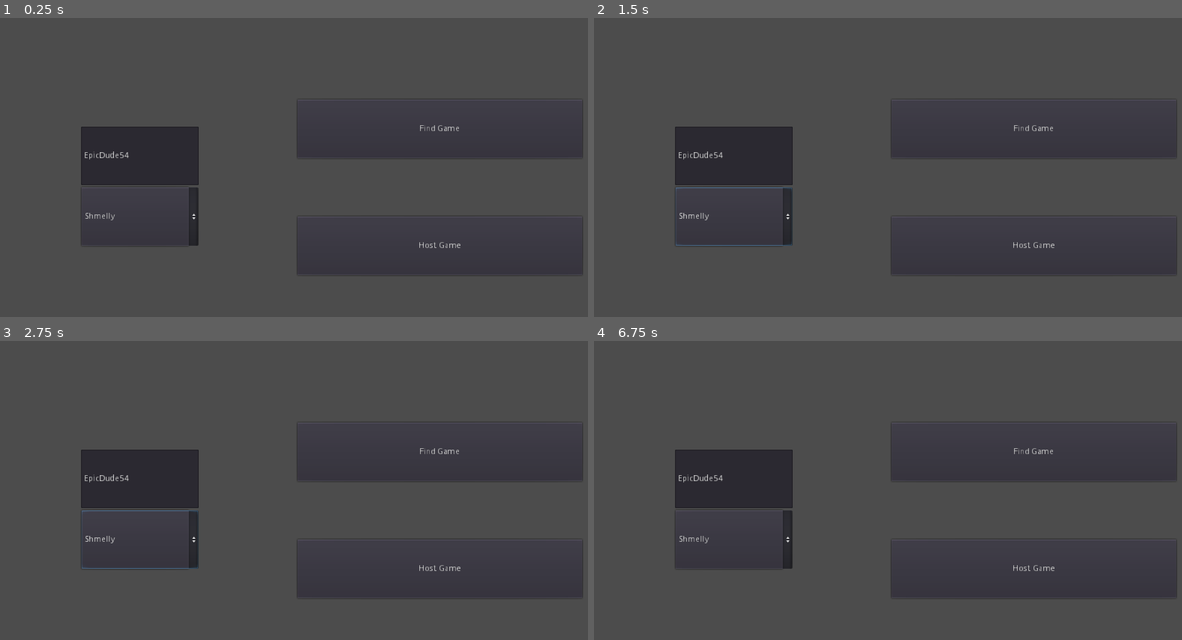
Above: before the commit, frames 1-4 (two rows, left to right).
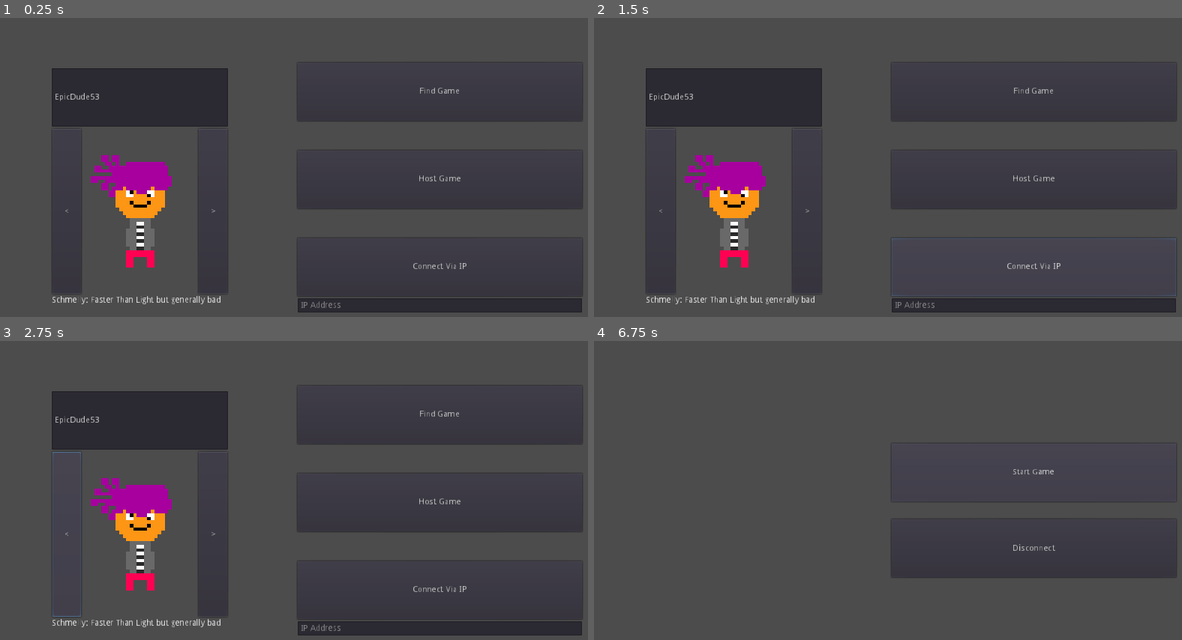
Above: after the commit, the same moments.

Repository: Iddmeister/BadStars
Game: Godot game, scene res://Scenes/Screens/MainMenu.tscn
The game is run twice, just before and just after one commit, with the same random seed, the same clock (stepped at 60 frames per second) and the same inputs. The engine's default icon, where the game draws it, is replaced by a stand-in: a white triangle on a blue panel in a dark square.
Inputs (mouse positions are in pixels of both pictures, inside the frame that each line leads up to):
- Up to frame 1 (0.25 s): no input
- Up to frame 2 (1.5 s): click (735, 215) at 0.5 s, where only the run before the commit has a clickable "Shmelly"; click (1035, 266) at 1.25 s, where only the run after the commit has a clickable "Connect Via IP"
- Up to frame 3 (2.75 s): click (64, 535) at 2 s, where only the run after the commit has a clickable "<"
- Up to frame 4 (6.75 s): click (805, 535) at 2.75 s, where only the run after the commit has a clickable ">"; click "Find Game" at 3.5 s; click "Cancel" at 4.25 s; click "Host Game" at 5 s; click "Disconnect" at 5.75 s; tap Enter at 6.5 s; move the mouse to (1017, 493) at 6.52 s; press the mouse at (1017, 493) at 6.53 s; hold D (right) from 6.53 s (still down); tap Middle mouse button (autoaim) at 6.6 s

The runs differ from the first frame. In frame 1, 15% of the frame differs, in the area x 8-100%, y 16-99%; in frame 2, 15%; in frame 3, 15%; in frame 4, 4.7%.
Error in both runs: Invalid get index '1' (on base: 'Array'). (res://Scripts/Network.gd:43)

Commit message:
Salmon

Diff:
--- a/Scenes/Bullets/ShmellyBullet.tscn
+++ b/Scenes/Bullets/ShmellyBullet.tscn
@@ -6,7 +6,8 @@
 [sub_resource type="CircleShape2D" id=1]
 radius = 16.6475
 
-[node name="Bullet" instance=ExtResource( 1 )]
+[node name="Bullet" index="0" instance=ExtResource( 1 )]
+speed = 600
 damage = 45
 
 [node name="Sprite" parent="." index="0"]
--- /dev/null
+++ b/Scenes/Bullets/UnoCard.tscn
@@ -0,0 +1,22 @@
+[gd_scene load_steps=4 format=2]
+
+[ext_resource path="res://Scenes/Bullets/Bullet.tscn" type="PackedScene" id=1]
+[ext_resource path="res://Graphics/Weapons/UnoSkipCard.jpg" type="Texture" id=2]
+
+[sub_resource type="RectangleShape2D" id=1]
+extents = Vector2( 20, 30 )
+
+[node name="Bullet" instance=ExtResource( 1 )]
+speed = 700
+damage = 100
+
+[node name="Sprite" parent="." index="0"]
+position = Vector2( 9.53674e-07, 0 )
+rotation = 1.57079
+scale = Vector2( 0.266667, 0.26087 )
+texture = ExtResource( 2 )
+
+[node name="CollisionShape2D" parent="." index="1"]
+visible = true
+rotation = 1.57079
+shape = SubResource( 1 )
--- a/Scenes/Characters/Clot.tscn
+++ b/Scenes/Characters/Clot.tscn
@@ -7,8 +7,7 @@
 [sub_resource type="CircleShape2D" id=1]
 radius = 19.3874
 
-[node name="Player" index="0" instance=ExtResource( 1 )]
-character = 0
+[node name="Player" instance=ExtResource( 1 )]
 
 [node name="Sprite" parent="." index="0"]
 scale = Vector2( 2, 2 )
@@ -19,3 +18,9 @@
 shape = SubResource( 1 )
 
 [node name="Gun" parent="." index="4" instance=ExtResource( 3 )]
+
+[node name="NameTag" parent="." index="6"]
+margin_left = -49.9738
+margin_top = 42.2464
+margin_right = 50.0262
+margin_bottom = 56.2464
--- a/Scenes/Characters/Player.gd
+++ b/Scenes/Characters/Player.gd
@@ -7,19 +7,21 @@
 
 export var poolSize = 100
 
-export(Globals.characters) var character = Globals.characters.SHMELLY
+export(Globals.characters) var character = Globals.characters.size()-1
 
 export var gunPath:NodePath = "Gun"
 onready var gun = get_node(gunPath)
 
+var ghostTexture = preload("res://Graphics/Characters/Ghost.png")
 
 var velocity = Vector2()
 
 var mobileControls:Control
 var ui:gameUI
 
+var dead = false
+
 func _ready():
-	Globals.inGame = true
 	pass
 
 func initialize(id:int):
@@ -27,6 +29,8 @@
 	name = String(id)
 
 	add_to_group("Ally"+String(id))
+
+	$NameTag/CenterContainer/Label.text = Network.players[id].name
 
 	if is_network_master():
 		$Camera.current = true
@@ -51,8 +55,9 @@
 func _physics_process(delta):
 	if Network.gameStarted:
 
+		if not dead:
+			actions()
 		movement()
-		actions()
 
 
 	pass
@@ -192,13 +197,11 @@
 
 remotesync func die():
 
-	visible = false
+	modulate = Color(1, 1, 1, 0.7)
 	$CollisionShape2D.set_deferred("disabled", true)
-
-	if is_network_master():
-		print("You Dead Boi")
-		Network.disconnectedFromHost()
-		get_tree().change_scene("res://Scenes/Screens/DeathScreen.tscn")
+	$Sprite.texture = ghostTexture
+	dead = true
+	gun.visible = false
 
 	pass
 
--- a/Scenes/Characters/Player.tscn
+++ b/Scenes/Characters/Player.tscn
@@ -36,3 +36,20 @@
 
 [node name="CollisionShape2D" type="CollisionShape2D" parent="AutoaimRange"]
 shape = SubResource( 2 )
+
+[node name="NameTag" type="Panel" parent="."]
+margin_left = -49.5475
+margin_top = 59.9737
+margin_right = 50.4525
+margin_bottom = 73.9737
+rect_min_size = Vector2( 100, 0 )
+
+[node name="CenterContainer" type="CenterContainer" parent="NameTag"]
+anchor_right = 1.0
+anchor_bottom = 1.0
+
+[node name="Label" type="Label" parent="NameTag/CenterContainer"]
+margin_left = 50.0
+margin_right = 50.0
+margin_bottom = 14.0
+align = 1
--- /dev/null
+++ b/Scenes/Characters/Salmon.tscn
@@ -0,0 +1,33 @@
+[gd_scene load_steps=6 format=2]
+
+[ext_resource path="res://Scenes/Characters/Player.tscn" type="PackedScene" id=1]
+[ext_resource path="res://Graphics/Characters/Salmon.png" type="Texture" id=2]
+[ext_resource path="res://Scenes/Guns/UnoCards.tscn" type="PackedScene" id=3]
+
+[sub_resource type="CapsuleShape2D" id=1]
+radius = 16.6206
+height = 62.0786
+
+[sub_resource type="StyleBoxFlat" id=2]
+bg_color = Color( 0, 0, 0, 1 )
+
+[node name="Player" index="0" instance=ExtResource( 1 )]
+maxHealth = 300
+moveSpeed = 185
+character = 3
+
+[node name="Sprite" parent="." index="0"]
+position = Vector2( -3.50816, 1.12221 )
+rotation = -1.57079
+scale = Vector2( 0.15223, 0.200605 )
+texture = ExtResource( 2 )
+
+[node name="CollisionShape2D" parent="." index="1"]
+shape = SubResource( 1 )
+
+[node name="Gun" parent="." index="5" instance=ExtResource( 3 )]
+
+[node name="NameTag" parent="." index="6"]
+margin_top = 74.4694
+margin_bottom = 88.4694
+custom_styles/panel = SubResource( 2 )
--- a/Scenes/Characters/Shmelly.tscn
+++ b/Scenes/Characters/Shmelly.tscn
@@ -10,6 +10,7 @@
 [node name="Player" instance=ExtResource( 1 )]
 maxHealth = 450
 moveSpeed = 265
+character = 2
 
 [node name="Sprite" parent="." index="0"]
 scale = Vector2( 2, 2 )
@@ -21,3 +22,9 @@
 
 [node name="Gun" parent="." index="5" instance=ExtResource( 3 )]
 poolSize = 200
+
+[node name="NameTag" parent="." index="6"]
+margin_left = -50.6182
+margin_top = 40.1129
+margin_right = 49.3818
+margin_bottom = 54.1129
--- a/Scenes/GameModes/BadRoyale.gd
+++ b/Scenes/GameModes/BadRoyale.gd
@@ -4,10 +4,27 @@
 var playerObjects = {}
 
 func _ready():
+	set_process(false)
 	set_network_master(1)
 	spawnPlayers()
 	ObjectPool.createPools()
 	setReady()
+	pass
+
+func _process(delta):
+
+	if get_tree().is_network_server():
+		var notDead = 0
+		var winner:Node2D
+		for player in get_tree().get_nodes_in_group("Player"):
+			if not player.dead:
+				notDead += 1
+				winner = player
+
+			if notDead == 1:
+				#print(Network.players[int(winner.name)].name)
+				pass
+
 	pass
 
 func spawnPlayers():
@@ -47,6 +64,7 @@
 	pass
 
 remotesync func startGame():
+	set_process(true)
 	get_tree().paused = false
 
 	for player in get_tree().get_nodes_in_group("Player"):
--- a/Scenes/Guns/ShmellyGun.gd
+++ b/Scenes/Guns/ShmellyGun.gd
@@ -12,3 +12,21 @@
 
 
 	pass
+
+func aim(do:bool):
+
+	if do:
+
+		$AimLine.clear_points()
+
+		$AimLine.add_point($Muzzle.position)
+		$AimLine.add_point($Muzzle.position + Vector2(distance, 0).rotated(deg2rad(-spread)))
+		$AimLine.add_point($Muzzle.position + Vector2(distance, 0).rotated(deg2rad(-spread/2)))
+		$AimLine.add_point($Muzzle.position + Vector2(distance, 0))
+		$AimLine.add_point($Muzzle.position + Vector2(distance, 0).rotated(deg2rad(spread/2)))
+		$AimLine.add_point($Muzzle.position + Vector2(distance, 0).rotated(deg2rad(spread)))
+		$AimLine.add_point($Muzzle.position)
+	else:
+		$AimLine.clear_points()
+
+	pass
--- a/Scenes/Guns/ShmellyGun.tscn
+++ b/Scenes/Guns/ShmellyGun.tscn
@@ -4,7 +4,7 @@
 [ext_resource path="res://Scenes/Guns/ShmellyGun.gd" type="Script" id=2]
 [ext_resource path="res://Graphics/Weapons/ShmellyGun.png" type="Texture" id=3]
 
-[node name="Gun" instance=ExtResource( 1 )]
+[node name="Gun" index="0" instance=ExtResource( 1 )]
 script = ExtResource( 2 )
 distance = 320
 
--- /dev/null
+++ b/Scenes/Guns/UnoCards.tscn
@@ -0,0 +1,10 @@
+[gd_scene load_steps=2 format=2]
+
+[ext_resource path="res://Scenes/Guns/Gun.tscn" type="PackedScene" id=1]
+
+[node name="Gun" instance=ExtResource( 1 )]
+maxAmmo = 1
+distance = 500
+
+[node name="Reload" parent="." index="2"]
+wait_time = 1.5
--- /dev/null
+++ b/Scenes/Screens/JoinScreen.gd
@@ -0,0 +1,8 @@
+extends Control
+
+func _ready():
+	pass
+
+
+func _on_Disconnect_pressed():
+	Network.disconnectedFromHost()
--- a/Scenes/Screens/JoinScreen.tscn
+++ b/Scenes/Screens/JoinScreen.tscn
@@ -1,4 +1,6 @@
-[gd_scene format=2]
+[gd_scene load_steps=2 format=2]
+
+[ext_resource path="res://Scenes/Screens/JoinScreen.gd" type="Script" id=1]
 
 [node name="JoinScreen" type="Control"]
 anchor_right = 1.0
@@ -7,6 +9,7 @@
 margin_top = 20.0
 margin_right = -20.0
 margin_bottom = -20.0
+script = ExtResource( 1 )
 
 [node name="CenterContainer" type="CenterContainer" parent="."]
 anchor_right = 1.0
@@ -16,9 +19,23 @@
 margin_right = 2.3916
 margin_bottom = -2.39166
 
-[node name="Label" type="Label" parent="CenterContainer"]
-margin_left = 472.0
-margin_top = 273.0
-margin_right = 511.0
-margin_bottom = 287.0
+[node name="VBoxContainer" type="VBoxContainer" parent="CenterContainer"]
+margin_left = 392.0
+margin_top = 173.0
+margin_right = 592.0
+margin_bottom = 387.0
+custom_constants/separation = 100
+
+[node name="Label" type="Label" parent="CenterContainer/VBoxContainer"]
+margin_right = 200.0
+margin_bottom = 14.0
 text = "Joined"
+align = 1
+
+[node name="Disconnect" type="Button" parent="CenterContainer/VBoxContainer"]
+margin_top = 114.0
+margin_right = 200.0
+margin_bottom = 214.0
+rect_min_size = Vector2( 200, 100 )
+text = "Disconnect"
+[connection signal="pressed" from="CenterContainer/VBoxContainer/Disconnect" to="." method="_on_Disconnect_pressed"]
--- a/Scenes/Screens/MainMenu.gd
+++ b/Scenes/Screens/MainMenu.gd
@@ -1,11 +1,19 @@
 extends Control
 
+var currentCharacter = 0
+
+var characters = {
+
+	Globals.characters.SHMELLY:{"icon":"res://Graphics/Characters/Shmelly.png", "info":"Schmelly: Faster Than Light but generally bad"},
+	Globals.characters.CLOT:{"icon":"res://Graphics/Characters/Clot.png", "info":"Clot: Has red hair"},
+	Globals.characters.SALMON:{"icon":"res://Graphics/Characters/Salmon.png", "info":"Salmon: ..."},
+
+	}
+
 func _ready():
+	Network.playerInfo.name = Data.data.playerName
 	$CenterContainer/Options/PlayerName.text = Network.playerInfo.name
-	if Network.playerInfo.character == Globals.characters.CLOT:
-		$CenterContainer/Options/Character.selected = 1
-	else:
-		$CenterContainer/Options/Character.selected = 0
+	setCharacter(characters.keys()[currentCharacter])
 	pass
 
 
@@ -22,10 +30,37 @@
 
 func _on_PlayerName_text_changed(new_text):
 	Network.playerInfo.name = new_text
+	Data.data.playerName = new_text
+	Data.saveData()
 
 
-func _on_Character_item_selected(ID):
-	if ID == 0:
-		Network.playerInfo.character = Globals.characters.SHMELLY
-	elif ID == 1:
-		Network.playerInfo.character = Globals.characters.CLOT
+
+
+func _on_DirectConnect_pressed():
+	Network.join($VBoxContainer/VBoxContainer/IP.text)
+
+func setCharacter(key):
+
+	$CenterContainer/Options/CharacterSelect/HBoxContainer/Image.texture = load(characters[key].icon)
+	$CenterContainer/Options/CharacterSelect/CharacterInfo.text = characters[key].info
+	Network.playerInfo.character = key
+
+	pass
+
+
+func _on_Left_pressed():
+	if not currentCharacter == 0:
+
+		currentCharacter-=1
+		setCharacter(characters.keys()[currentCharacter])
+
+		pass
+
+
+func _on_Right_pressed():
+	if not currentCharacter == characters.keys().size()-1:
+
+		currentCharacter+=1
+		setCharacter(characters.keys()[currentCharacter])
+
+		pass
--- a/Scenes/Screens/MainMenu.tscn
+++ b/Scenes/Screens/MainMenu.tscn
@@ -16,48 +16,97 @@
 margin_right = 984.0
 margin_bottom = 560.0
 size_flags_horizontal = 3
-custom_constants/separation = 100
+custom_constants/separation = 50
 alignment = 1
 
 [node name="FindGame" type="Button" parent="VBoxContainer"]
-margin_top = 130.0
+margin_top = 66.0
 margin_right = 486.0
-margin_bottom = 230.0
+margin_bottom = 166.0
 rect_min_size = Vector2( 0, 100 )
 text = "Find Game"
 
 [node name="HostGame" type="Button" parent="VBoxContainer"]
-margin_top = 330.0
+margin_top = 216.0
 margin_right = 486.0
-margin_bottom = 430.0
+margin_bottom = 316.0
 rect_min_size = Vector2( 0, 100 )
 text = "Host Game"
+
+[node name="VBoxContainer" type="VBoxContainer" parent="VBoxContainer"]
+margin_top = 366.0
+margin_right = 486.0
+margin_bottom = 494.0
+
+[node name="DirectConnect" type="Button" parent="VBoxContainer/VBoxContainer"]
+margin_right = 486.0
+margin_bottom = 100.0
+rect_min_size = Vector2( 0, 100 )
+text = "Connect Via IP"
+
+[node name="IP" type="LineEdit" parent="VBoxContainer/VBoxContainer"]
+margin_top = 104.0
+margin_right = 486.0
+margin_bottom = 128.0
+placeholder_text = "IP Address"
 
 [node name="CenterContainer" type="CenterContainer" parent="."]
 margin_right = 459.0
 margin_bottom = 557.0
 
 [node name="Options" type="VBoxContainer" parent="CenterContainer"]
-margin_left = 129.0
-margin_top = 176.0
-margin_right = 329.0
-margin_bottom = 380.0
+margin_left = 79.0
+margin_top = 76.0
+margin_right = 379.0
+margin_bottom = 480.0
 
 [node name="PlayerName" type="LineEdit" parent="CenterContainer/Options"]
-margin_right = 200.0
+margin_right = 300.0
 margin_bottom = 100.0
 rect_min_size = Vector2( 200, 100 )
 text = "EpicDude54"
 
-[node name="Character" type="OptionButton" parent="CenterContainer/Options"]
+[node name="CharacterSelect" type="VBoxContainer" parent="CenterContainer/Options"]
 margin_top = 104.0
-margin_right = 200.0
-margin_bottom = 204.0
-rect_min_size = Vector2( 0, 100 )
-text = "Item 0"
-items = [ "Shmelly", null, false, 0, null, "Clot", null, false, 1, null ]
-selected = 0
+margin_right = 300.0
+margin_bottom = 404.0
+rect_min_size = Vector2( 300, 300 )
+
+[node name="HBoxContainer" type="HBoxContainer" parent="CenterContainer/Options/CharacterSelect"]
+margin_right = 300.0
+margin_bottom = 282.0
+size_flags_horizontal = 3
+size_flags_vertical = 3
+
+[node name="Left" type="Button" parent="CenterContainer/Options/CharacterSelect/HBoxContainer"]
+margin_right = 50.0
+margin_bottom = 282.0
+rect_min_size = Vector2( 50, 0 )
+text = "<"
+
+[node name="Image" type="TextureRect" parent="CenterContainer/Options/CharacterSelect/HBoxContainer"]
+margin_left = 54.0
+margin_right = 246.0
+margin_bottom = 282.0
+size_flags_horizontal = 3
+size_flags_vertical = 3
+expand = true
+stretch_mode = 6
+
+[node name="Right" type="Button" parent="CenterContainer/Options/CharacterSelect/HBoxContainer"]
+margin_left = 250.0
+margin_right = 300.0
+margin_bottom = 282.0
+rect_min_size = Vector2( 50, 0 )
+text = ">"
+
+[node name="CharacterInfo" type="Label" parent="CenterContainer/Options/CharacterSelect"]
+margin_top = 286.0
+margin_right = 300.0
+margin_bottom = 300.0
 [connection signal="pressed" from="VBoxContainer/FindGame" to="." method="_on_Find_Game_pressed"]
 [connection signal="pressed" from="VBoxContainer/HostGame" to="." method="_on_Host_Game_pressed"]
+[connection signal="pressed" from="VBoxContainer/VBoxContainer/DirectConnect" to="." method="_on_DirectConnect_pressed"]
 [connection signal="text_changed" from="CenterContainer/Options/PlayerName" to="." method="_on_PlayerName_text_changed"]
-[connection signal="item_selected" from="CenterContainer/Options/Character" to="." method="_on_Character_item_selected"]
+[connection signal="pressed" from="CenterContainer/Options/CharacterSelect/HBoxContainer/Left" to="." method="_on_Left_pressed"]
+[connection signal="pressed" from="CenterContainer/Options/CharacterSelect/HBoxContainer/Right" to="." method="_on_Right_pressed"]
--- a/Scenes/UI/GameUI.tscn
+++ b/Scenes/UI/GameUI.tscn
@@ -78,10 +78,10 @@
 [node name="VBoxContainer" type="VBoxContainer" parent="PauseMenu"]
 anchor_right = 1.0
 anchor_bottom = 1.0
-margin_left = 20.0
-margin_top = 20.0
-margin_right = -20.0
-margin_bottom = -20.0
+margin_left = 4.0
+margin_top = 4.0
+margin_right = -4.0
+margin_bottom = -4.0
 
 [node name="Disconnect" type="Button" parent="PauseMenu/VBoxContainer"]
 margin_right = 305.0
--- /dev/null
+++ b/Scenes/UI/UITag.tscn
@@ -0,0 +1,14 @@
+[gd_scene format=2]
+
+[node name="UITag" type="Control"]
+anchor_right = 1.0
+anchor_bottom = 1.0
+
+[node name="VBoxContainer" type="VBoxContainer" parent="."]
+anchor_right = 1.0
+anchor_bottom = 1.0
+
+[node name="Name" type="Label" parent="VBoxContainer"]
+margin_right = 1024.0
+margin_bottom = 14.0
+align = 1
--- /dev/null
+++ b/Scripts/Data.gd
@@ -0,0 +1,48 @@
+extends Node
+
+var dataLocation = "user://saveData.save"
+
+var data = {
+
+	"playerName":"EpicDude53",
+
+	}
+
+func _ready():
+	startup()
+	pass
+
+func startup():
+
+	var file = File.new()
+
+	if file.file_exists(dataLocation):
+		retrieveData()
+	else:
+		saveData()
+
+	file.close()
+
+func retrieveData():
+
+	var file = File.new()
+
+	file.open(dataLocation, File.READ)
+
+	data = parse_json(file.get_line())
+
+	file.close()
+
+	pass
+
+func saveData():
+
+	var file = File.new()
+
+	file.open(dataLocation, File.WRITE)
+
+	file.store_line(to_json(data))
+
+	file.close()
+
+	pass
--- a/Scripts/Globals.gd
+++ b/Scripts/Globals.gd
@@ -1,16 +1,15 @@
 extends Node
 
-enum characters {CLOT, YEETA, SHMELLY}
+enum characters {CLOT, YEETA, SHMELLY, SALMON}
 
 var mobile = false
-
-var inGame = false
 
 var characterInfo = {
 
 	characters.CLOT:{"poolSize":40, "bulletPath":"res://Scenes/Bullets/ClotBullet.tscn", "playerPath":"res://Scenes/Characters/Clot.tscn"},
 	characters.SHMELLY:{"poolSize":50, "bulletPath":"res://Scenes/Bullets/ShmellyBullet.tscn", "playerPath":"res://Scenes/Characters/Shmelly.tscn"},
 	characters.YEETA:{"poolSize":30, "bulletPath":"res://Scenes/Bullets/Bullet.tscn"},
+	characters.SALMON:{"poolSize":10, "bulletPath":"res://Scenes/Bullets/UnoCard.tscn", "playerPath":"res://Scenes/Characters/Salmon.tscn"}
 
 	}
 
--- a/Scripts/Network.gd
+++ b/Scripts/Network.gd
@@ -129,16 +129,12 @@
 	get_tree().paused = true
 	ObjectPool.clearAllPools()
 	yield(ObjectPool, "poolCleared")
-	if not Globals.inGame:
-		get_tree().change_scene("res://Scenes/Screens/MainMenu.tscn")
-	else:
-		get_tree().change_scene("res://Scenes/Screens/DeathScreen.tscn")
-	Globals.inGame = false
 	get_tree().disconnect("connected_to_server", self, "connectedToHost")
 	get_tree().disconnect("connection_failed", self, "disconnectedFromHost")
 	get_tree().disconnect("server_disconnected", self, "disconnectedFromHost")
 	get_tree().network_peer = null
 	players = {}
+	get_tree().change_scene("res://Scenes/Screens/MainMenu.tscn")
 	get_tree().paused = false
 	pass
 
@@ -169,17 +165,13 @@
 	get_tree().paused = true
 	ObjectPool.clearAllPools()
 	yield(ObjectPool, "poolCleared")
-	#get_tree().network_peer.close_connection()
 	broadcastTimer.stop()
 	get_tree().network_peer = null
 	get_tree().disconnect("network_peer_connected", self, "playerConnected")
 	get_tree().disconnect("network_peer_disconnected", self, "playerDisconnected")
-	if not Globals.inGame:
-		get_tree().change_scene("res://Scenes/Screens/MainMenu.tscn")
-	else:
-		get_tree().change_scene("res://Scenes/Screens/DeathScreen.tscn")
-	Globals.inGame = false
+	broadcastTimer.disconnect("timeout", self, "sendBroadcast")
 	players = {}
+	get_tree().change_scene("res://Scenes/Screens/MainMenu.tscn")
 	get_tree().paused = false
 	pass
 
--- a/project.godot
+++ b/project.godot
@@ -28,10 +28,11 @@
 
 config/name="Bad Stars"
 run/main_scene="res://Scenes/Screens/MainMenu.tscn"
-config/icon="res://Graphics/icon.png"
+config/icon="res://Graphics/Icons/192x192Icon.png"
 
 [autoload]
 
+Data="*res://Scripts/Data.gd"
 Globals="*res://Scripts/Globals.gd"
 Network="*res://Scripts/Network.gd"
 ObjectPool="*res://Scripts/ObjectPool.gd"
Binary file added: Graphics/Characters/Ghost.png
Not shown, added: Graphics/Characters/Ghost.png.import
Binary file added: Graphics/Characters/Salmon.png
Not shown, added: Graphics/Characters/Salmon.png.import
Binary file added: Graphics/Icons/144x144Icon.png
Not shown, added: Graphics/Icons/144x144Icon.png.import
Binary file added: Graphics/Icons/192x192Icon.png
Not shown, added: Graphics/Icons/192x192Icon.png.import
Binary file added: Graphics/Icons/48x48Icon.png
Not shown, added: Graphics/Icons/48x48Icon.png.import
Binary file added: Graphics/Icons/72x72Icon.png
Not shown, added: Graphics/Icons/72x72Icon.png.import
(and 7 more such lines)
